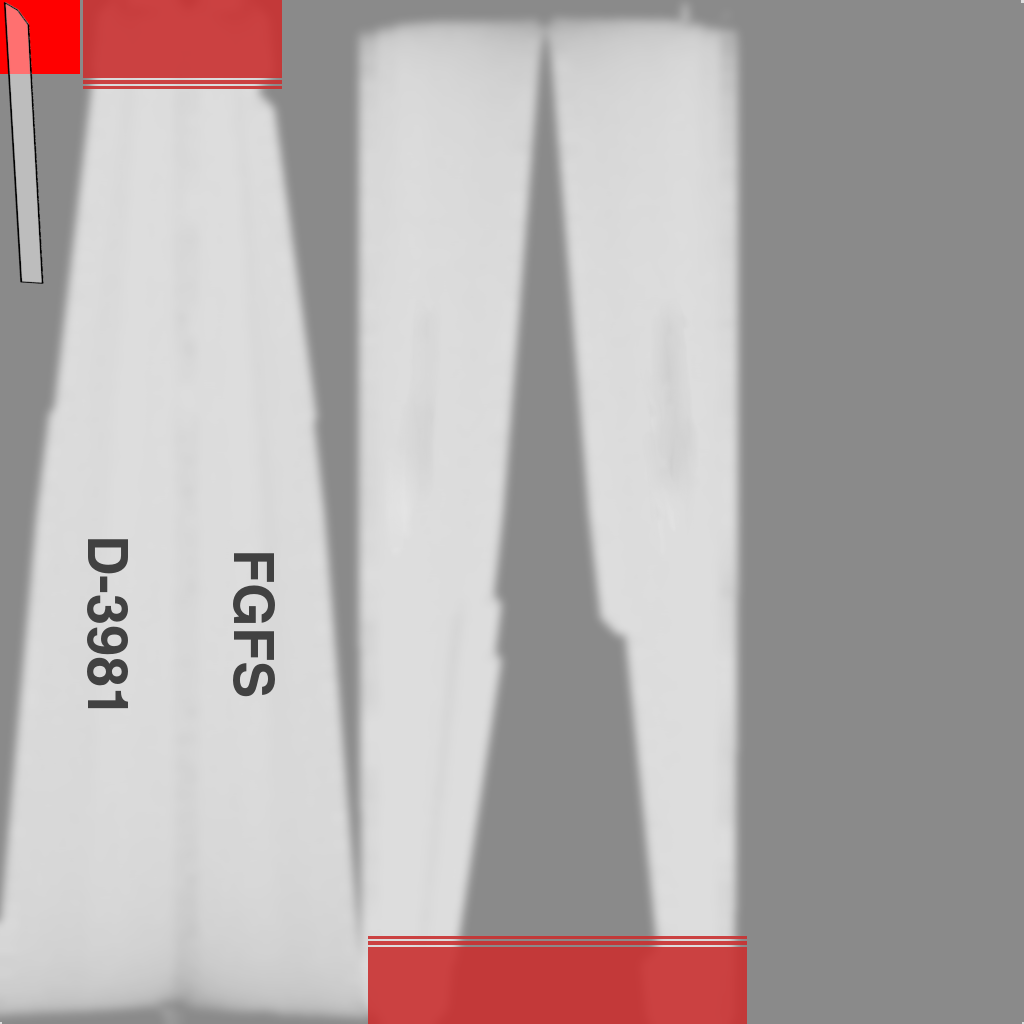
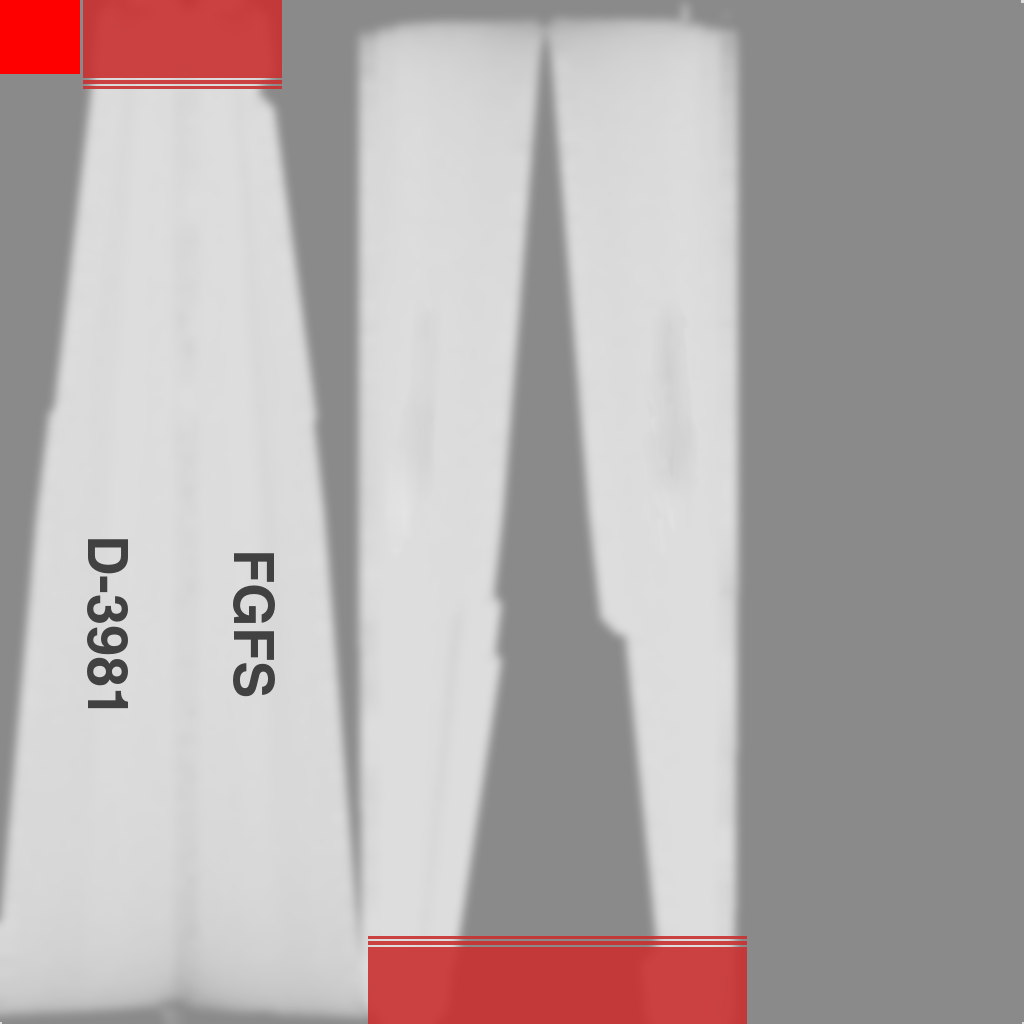
Layer changes from the first 1024x1024 image to the second:
hid "ASK21-newspoiler.png" over (3, 2, 44, 284)
